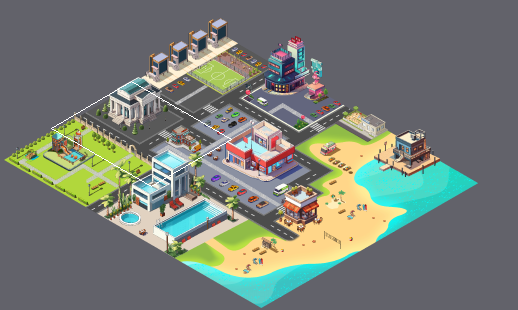
Level history. Tiled map: CityMap.tmx. The first picture is a wide view before the edit; the outline marks the close-up.
Close-up. Before:
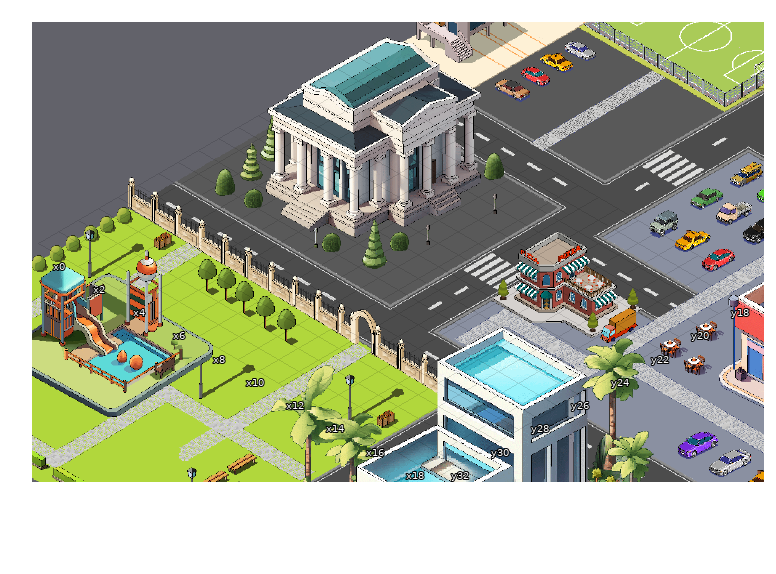
Cells are 55x32 px. Isometric: x runs down to the right, y down to the left. Shown: x -1..18, y 17..32. The commit also changed other parts of the map, which this record leaves out.
Once edited:
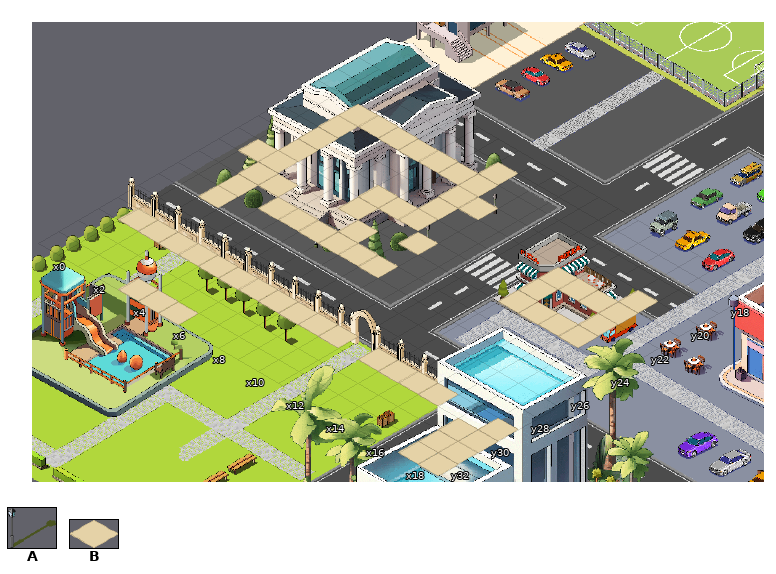
Key: from "GardenAssets": A 5 "GardenAssets00006"; from "floor": B 0.
_ is an empty cell.
Objects are placed by the point they stand on, in cells (3,4 is the top-left corner of cell 3,4); size is 1x1 cell unless given.
Diff:
Layer "objectLayer":
Object A "GardenAssets00006" at 15.1,32.3 size 1.5x2.1 is removed.
Object A "GardenAssets00006" at 2.4,32.6 size 1.5x2.1 is removed.
Object A "GardenAssets00006" at 10.4,35 size 1.5x2.1 is removed.
Layer "layer":
Tile B now appears in row 18 at x 7; in row 19 at x 1 to 7; in row 20 at x 1, 7 to 8 and 16; in row 21 at x 1, 7 and 13 to 16; in row 22 at x 1, 5 to 7, 13 and 16; in row 23 at x 0 to 1, 5, 8 and 13 to 16.
Tile B now appears in row 24 at x 1 to 2 and 6; in row 25 at x 1 and 3 to 8; in row 26 at x 1; in row 29 at x 0 to 10, 12 to 15 and 18; in rows 30 to 31 at x 17 to 18; in row 32 at x 3 to 5 and 17 to 18.
Boxes around the changes in both close-ups, in picture pixels (x1, y1, x2, y2):
changed: (85, 104, 658, 476)
